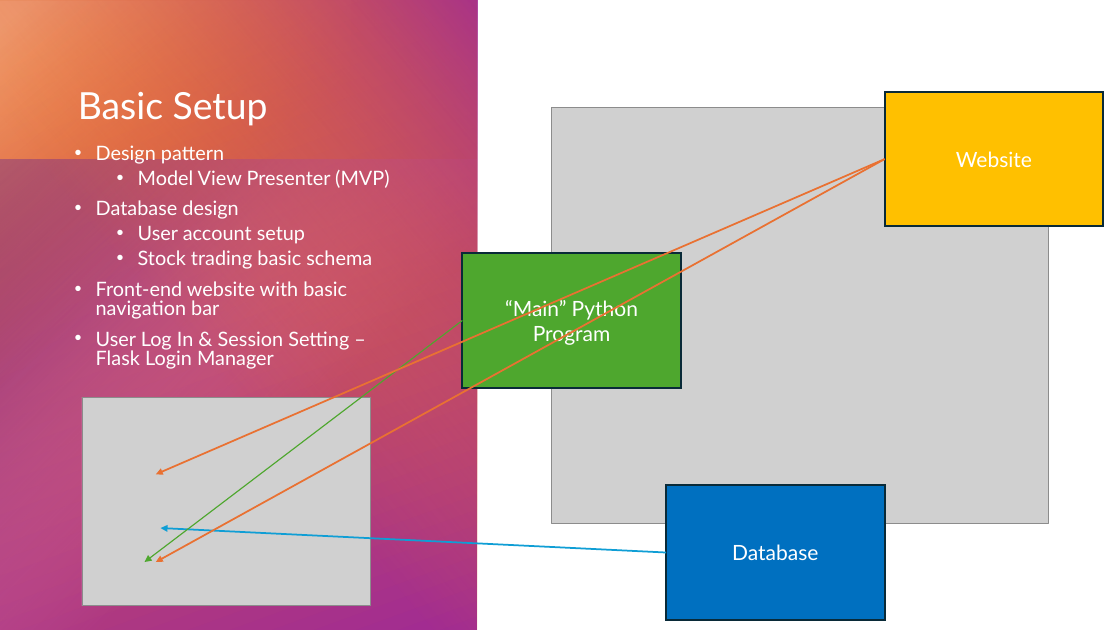
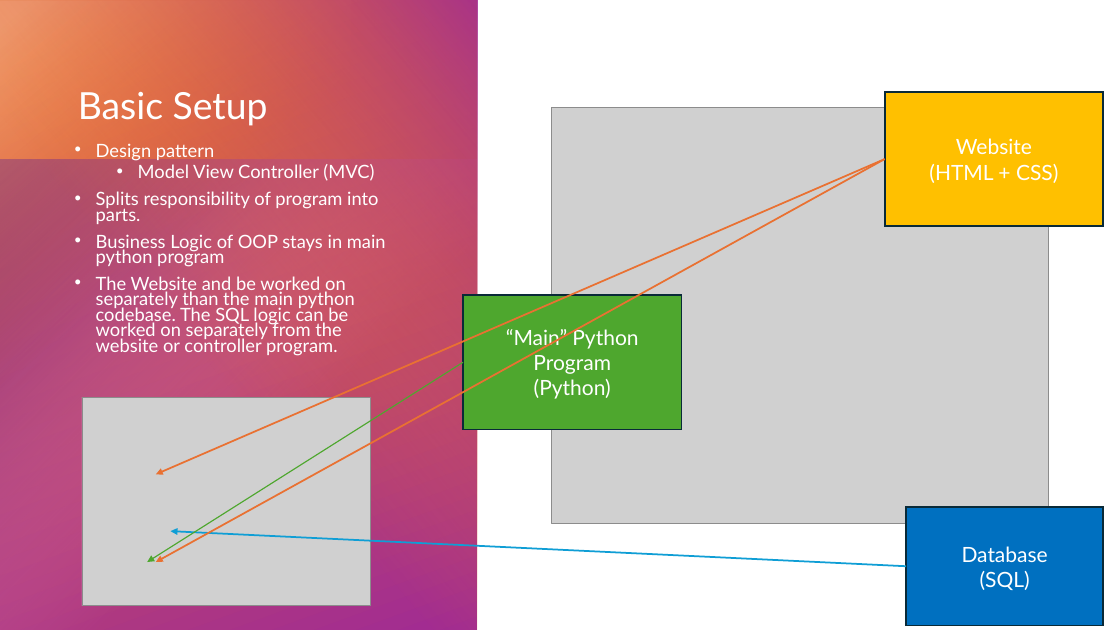
Before and after one commit to marcusdashoff/ist-303-team-c, a slide deck: slide 4 of Part C/Part C Presentation.pptx. Drawn at 1120x630 pixels with LibreOffice and Linux fonts; fonts in the diff are those of the drawing; grey boxes stand for pictures. Boxes give left, top, right and bottom in pixels: in the first picture for what was removed or moved away, otherwise in the second. Text is boxed around its words. In the diff, an @@ line names an element or a change of style, - is before the commit and + after.

```diff
--- a/Part C/Part C Presentation.pptx
+++ b/Part C/Part C Presentation.pptx
@@ text at (96, 143, 214, 161): size 17 to 15.7 pt in "Design pattern"; line spacing 0.8 to 0.7 @@
@@ text at (96, 164, 386, 356): text changed; size 17 to 15.7 pt @@
-  • Model View Presenter (MVP)
-• Database design
-  • User account setup
-  • Stock trading basic schema
-• Front-end website with basic navigation bar
-• User Log In & Session Setting – Flask Login Manager
+  • Model View Controller (MVC)
+• Splits responsibility of program into parts.
+• Business Logic of OOP stays in main python program
+• The Website and be worked on separately than the main python codebase. The SQL logic can be worked on separately from the website or controller program.
@@ text in rectangle at (929, 164, 1058, 183): paragraph added @@
+(HTML + CSS)
@@ rectangle "“Main” Python Program (Python)": place and size @@
-rectangle "“Main” Python Program (Python)" at (462, 253, 681, 387)
+rectangle "“Main” Python Program (Python)" at (463, 295, 681, 429)
@@ text in rectangle at (506, 327, 638, 399): text changed @@
-“Main” Python Program
+“Main” Python Program
+(Python)
@@ arrow moved from (462, 321) - (145, 562) to (463, 362) - (147, 562) @@
@@ rectangle "Database (SQL)": place and size @@
-rectangle "Database (SQL)" at (666, 486, 885, 620)
+rectangle "Database (SQL)" at (907, 507, 1104, 625)
@@ arrow moved from (666, 553) - (160, 528) to (907, 566) - (171, 531) @@
@@ text in rectangle at (962, 546, 1048, 590): text changed @@
-Database
+Database
+(SQL)
```
Also in this commit, not shown: 2 other slides changed, 1 other file.
